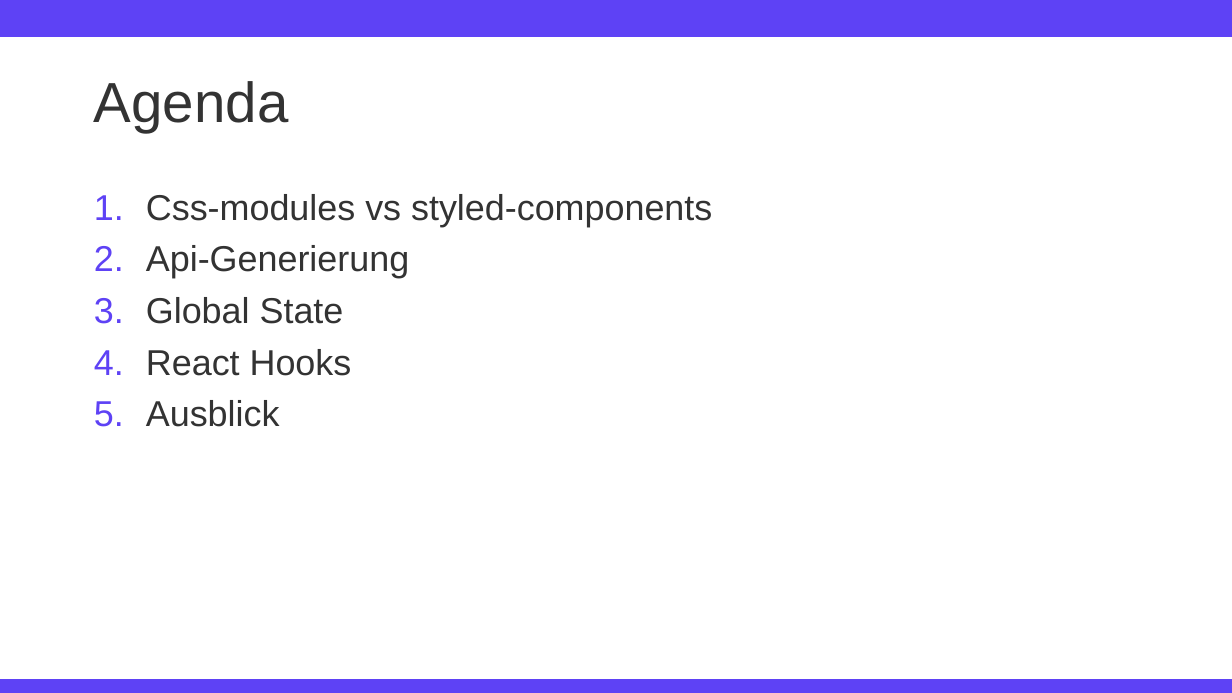
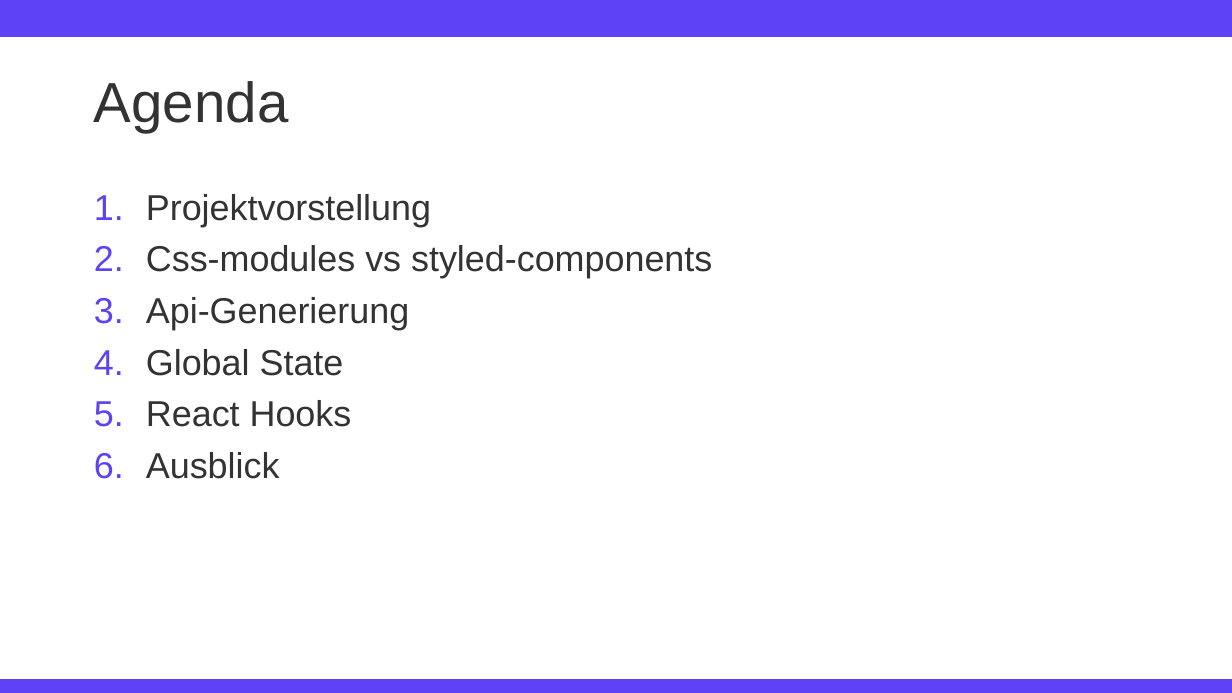
Before and after one commit to TimFehrmannAclue/techlabor_trainings_react_advanced, a slide deck: slide 3 of training_react_advanced.pptx. Drawn at 1232x693 pixels with LibreOffice and Linux fonts; fonts in the diff are those of the drawing; background and template pictures are left out. Boxes give left, top, right and bottom in pixels: in the first picture for what was removed or moved away, otherwise in the second. Text is boxed around its words. In the diff, an @@ line names an element or a change of style, - is before the commit and + after.

Commit message:
updated presentation

```diff
--- a/training_react_advanced.pptx
+++ b/training_react_advanced.pptx
@@ text at <box>146,194,431,227</box>: paragraph added @@
+1. Projektvorstellung
```
Also in this commit, not shown: 2 slides added.
